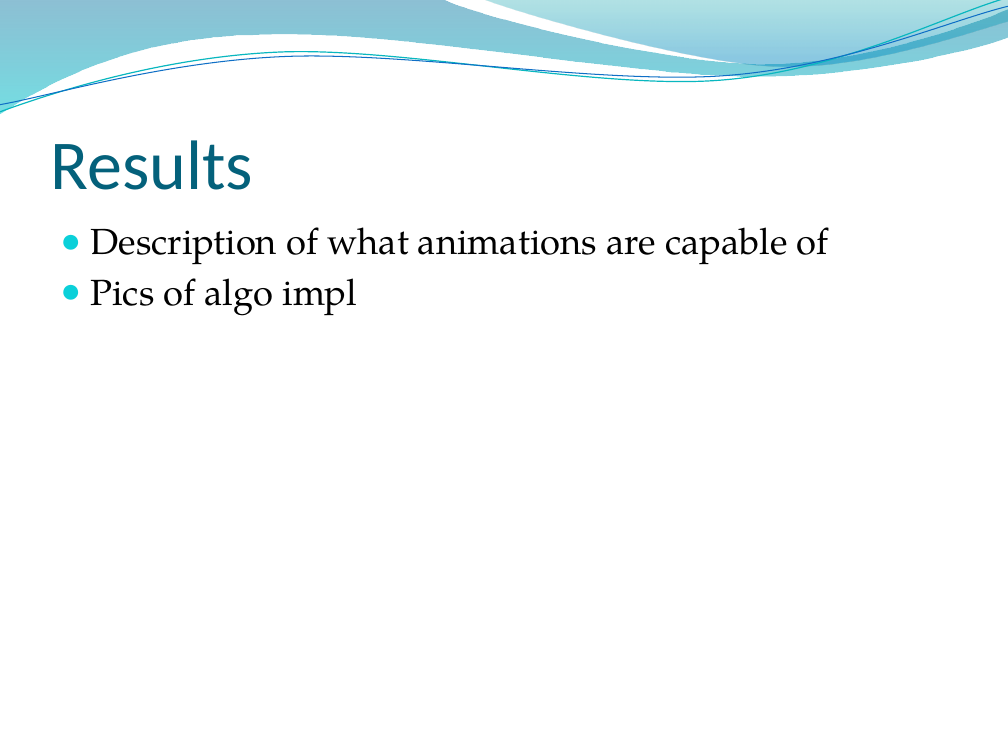
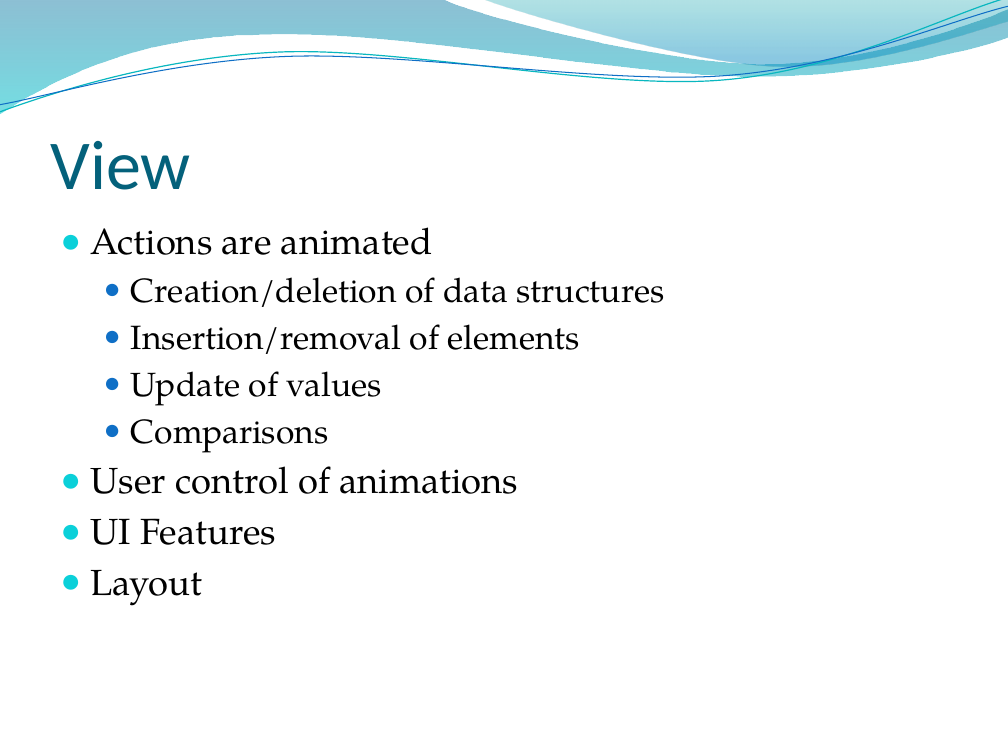
Before and after one commit to Seltzer/Algovis---Algorithm-Visualisation, a slide deck: slide 11 of docs/conference presentation - the real thing.pptx (slide 12 before the commit). Drawn at 1008x756 pixels with LibreOffice and Linux fonts; fonts in the diff are those of the drawing; background and template pictures are left out. Boxes give left, top, right and bottom in pixels: in the first picture for what was removed or moved away, otherwise in the second. Text is boxed around its words. In the diff, an @@ line names an element or a change of style, - is before the commit and + after.

```diff
--- a/docs/conference presentation - the real thing.pptx
+++ b/docs/conference presentation - the real thing.pptx
@@ title at [50,141,190,190]: text changed @@
-Results
+View
@@ text at [91,227,665,606]: text changed; size 26 to 24 pt @@
-● Description of what animations are capable of
-● Pics of algo impl
+● Actions are animated
+  ● Creation/deletion of data structures
+  ● Insertion/removal of elements
+  ● Update of values
+  ● Comparisons
+● User control of animations
+● UI Features
+● Layout
```
Also in this commit, not shown: 6 other slides changed, 4 slides added, 1 slide removed.
